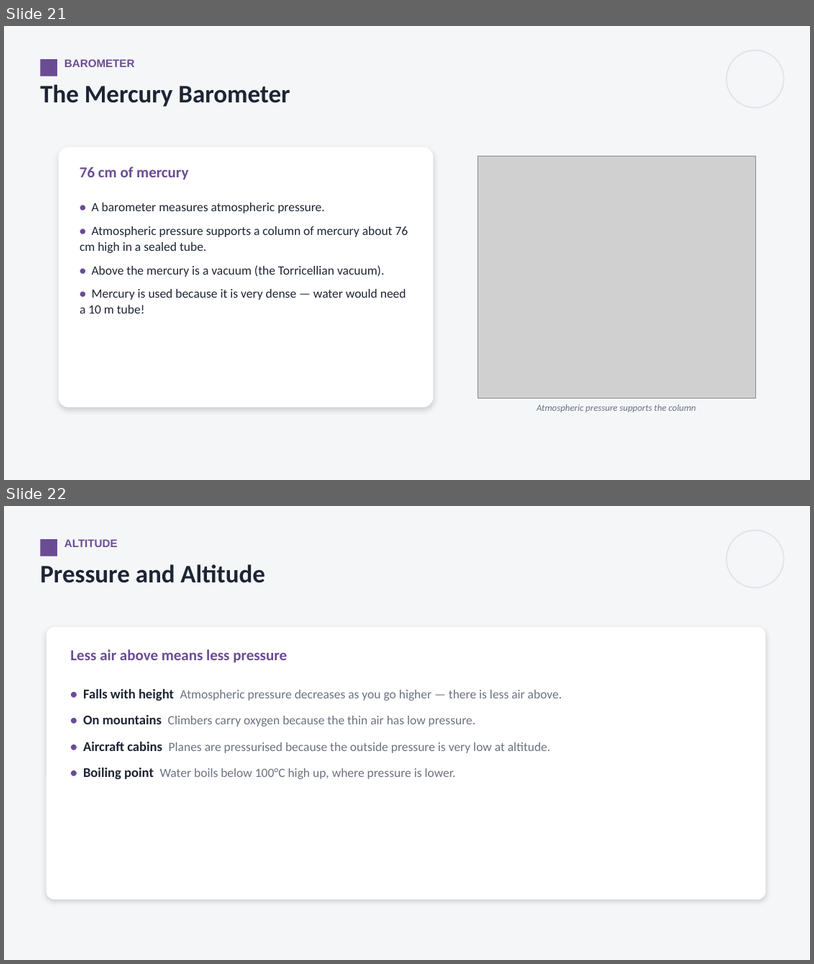
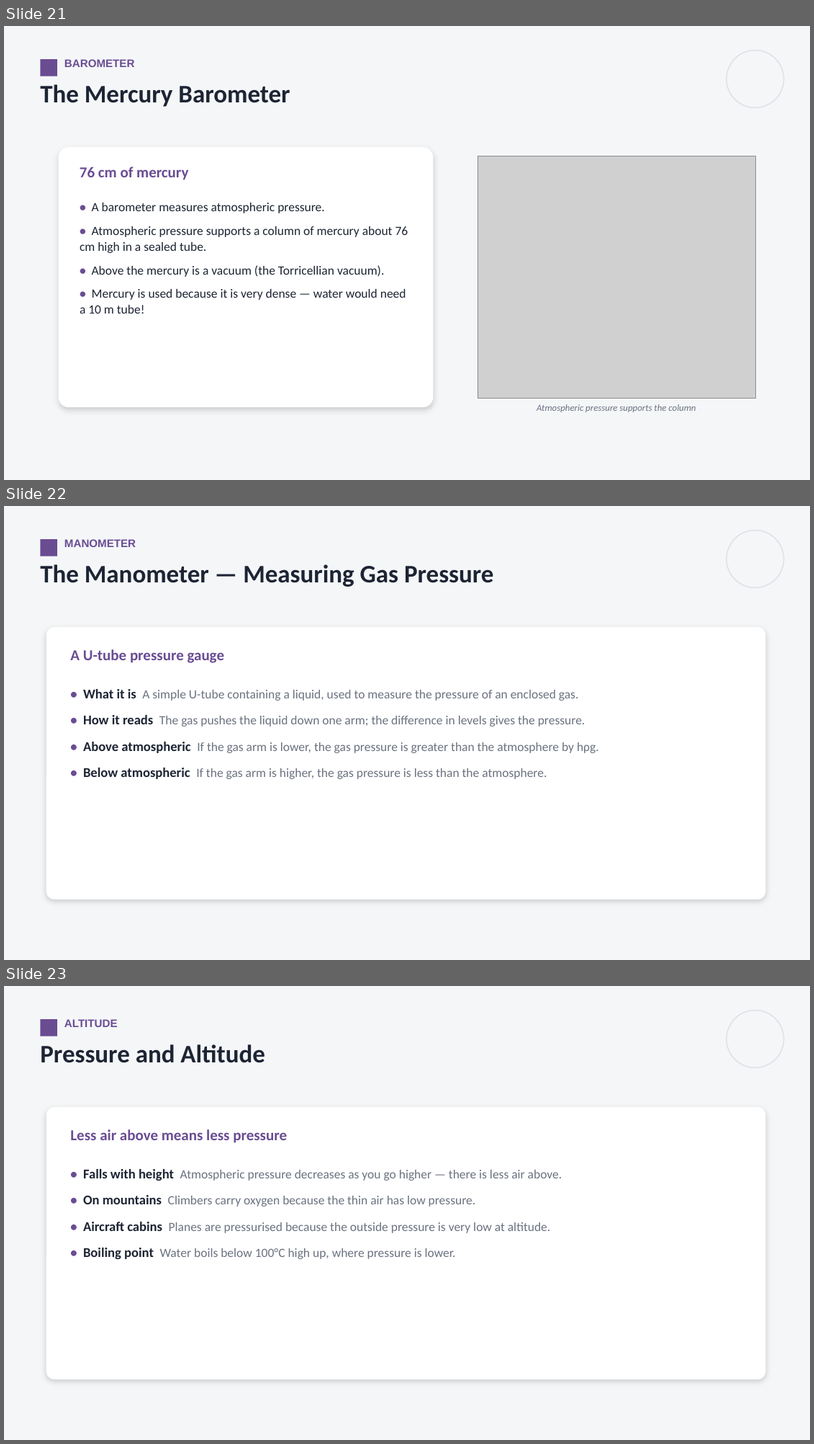
Before and after one commit to parmeshwars2911/MyFirstAR, a slide deck: ppt/Grade09/G9_S40_Pressure_in_Fluids_2.pptx. Shown one above the other, each under a label of ours: slides 21 and 22 before the commit, slides 21, 22 and 23 after it. The pictures are 814x964 and 814x1444 pixels, drawn with LibreOffice and Linux fonts; fonts in the diff are those of the drawing; grey boxes stand for pictures. Boxes give left, top, right and bottom in pixels: in the first picture for what was removed or moved away, otherwise in the second. Text is boxed around its words. In the diff, an @@ line names an element or a change of style, - is before the commit and + after.

```diff
--- a/ppt/Grade09/G9_S40_Pressure_in_Fluids_2.pptx
+++ b/ppt/Grade09/G9_S40_Pressure_in_Fluids_2.pptx
@@ slide 22 added at (4,506,810,960), background #F4F6F8 @@
@@ rectangle added at (40,539,57,556), fill #6A4C93 @@
@@ text added at (64,539,136,547), 13 pt, text #6A4C93, bold @@
+MANOMETER
@@ ellipse added at (727,530,784,587), outline #DDE2E8 1.25 pt @@
@@ text added at (40,564,494,587), 30 pt, text #1D2433, bold @@
+The Manometer — Measuring Gas Pressure
@@ rounded rectangle added at (46,627,766,899), fill #FFFFFF @@
@@ text added at (70,649,225,663), 18 pt, text #6A4C93, bold @@
+A U-tube pressure gauge
@@ text added at (83,689,599,779), 15 pt, text #6B7280 @@
+• What it is A simple U-tube containing a liquid, used to measure the pressure of an enclosed gas.
+• How it reads The gas pushes the liquid down one arm; the difference in levels gives the pressure.
+• Above atmospheric If the gas arm is lower, the gas pressure is greater than the atmosphere by hρg.
+• Below atmospheric If the gas arm is higher, the gas pressure is less than the atmosphere.
@@ what was slide 22 is now slide 23 @@
```
Also in this commit, not shown: 2 other files.
